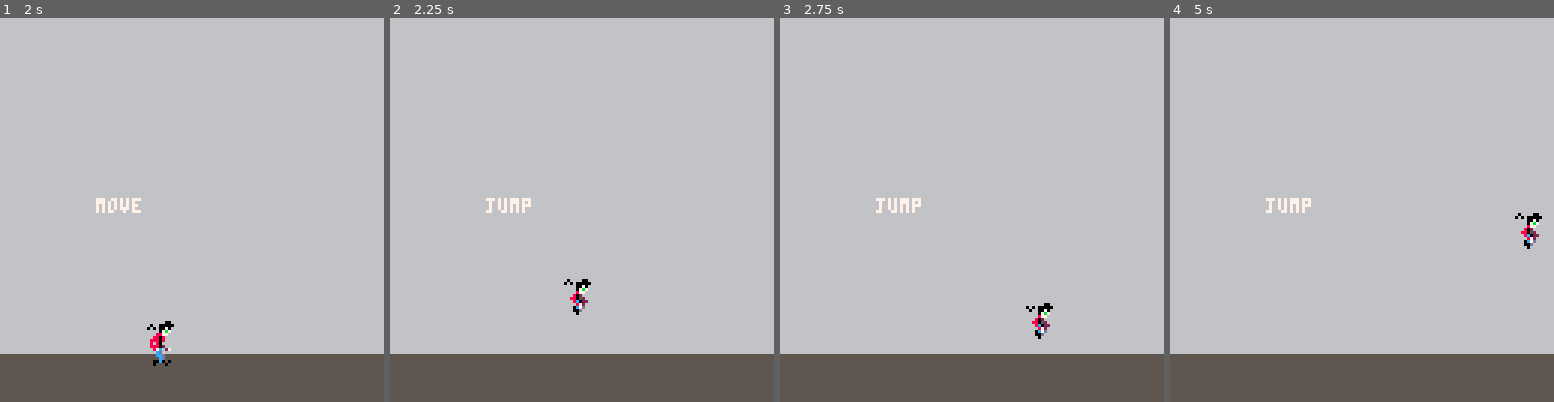
Above: before the commit, frames 1-4 (left to right).
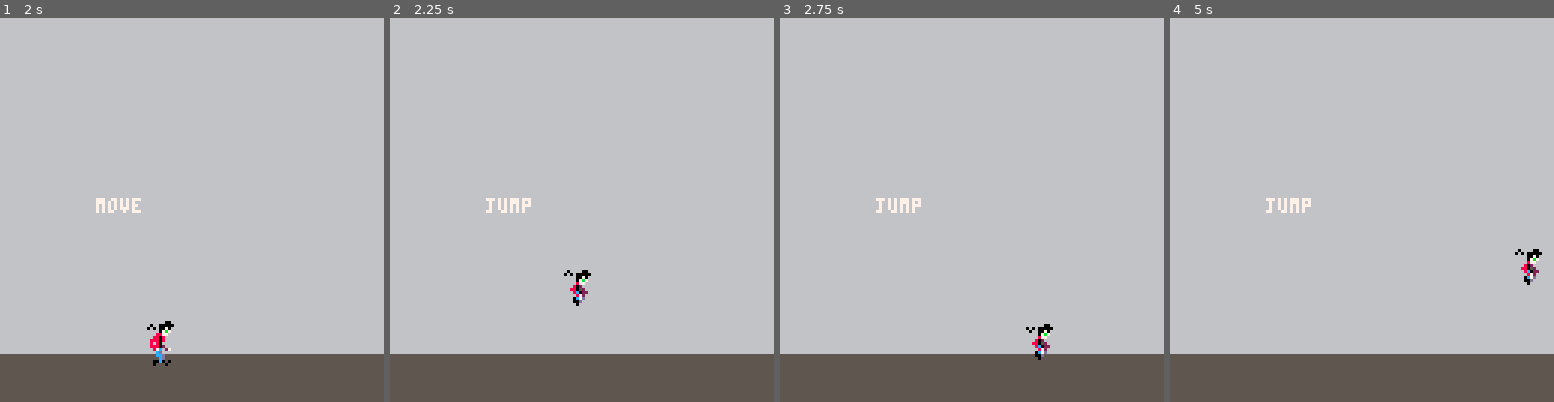
Above: after the commit, the same moments.

Repository: imELVEE/evils-edge
Game: PICO-8 cartridge simple-gravity.p8
Two runs of this game, one before a commit and one after it. Both use one fixed random seed, a clock stepped at 60 frames per second and the inputs below.
Inputs:
- Up to frame 1 (2 s): hold Right from 1.6 s (still down)
- Up to frame 2 (2.25 s): release Right at 2.1 s; hold Up from 2.15 s (still down)
- Up to frame 3 (2.75 s): release Up at 2.42 s; hold Right from 2.47 s (still down)
- Up to frame 4 (5 s): release Right at 3.03 s; hold Left 3.08-3.58 s; hold Right 4.02-4.68 s; hold Up from 4.73 s (still down)

Frame 1 is identical in both runs. In frame 2, 0.4% of the frame differs, in the area x 45-53%, y 65-78%; in frame 3, 0.5%; in frame 4, 0.5%, in the area x 89-97%, y 50-70%.

Commit message:
fixed floaty gravity

Diff:
--- a/simple-gravity.p8
+++ b/simple-gravity.p8
@@ -147,7 +147,7 @@
 	if (unit.state == 'jump' and unit.jump_cycle < unit.cycle_limit) then
 		unit.gravity = false
 		unit.jump_cycle += 1
-		unit.y -= 5
+		unit.y -= (8-unit.jump_cycle)
 	end
 end
 
